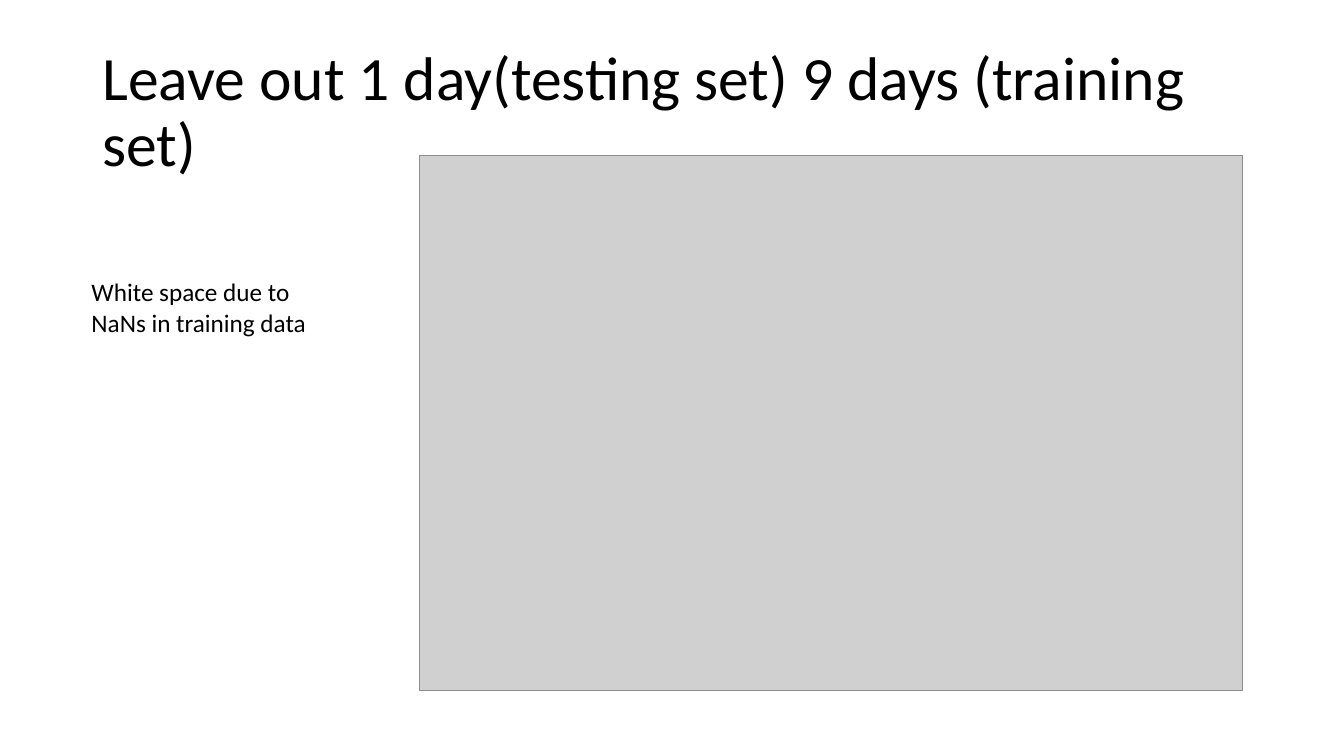
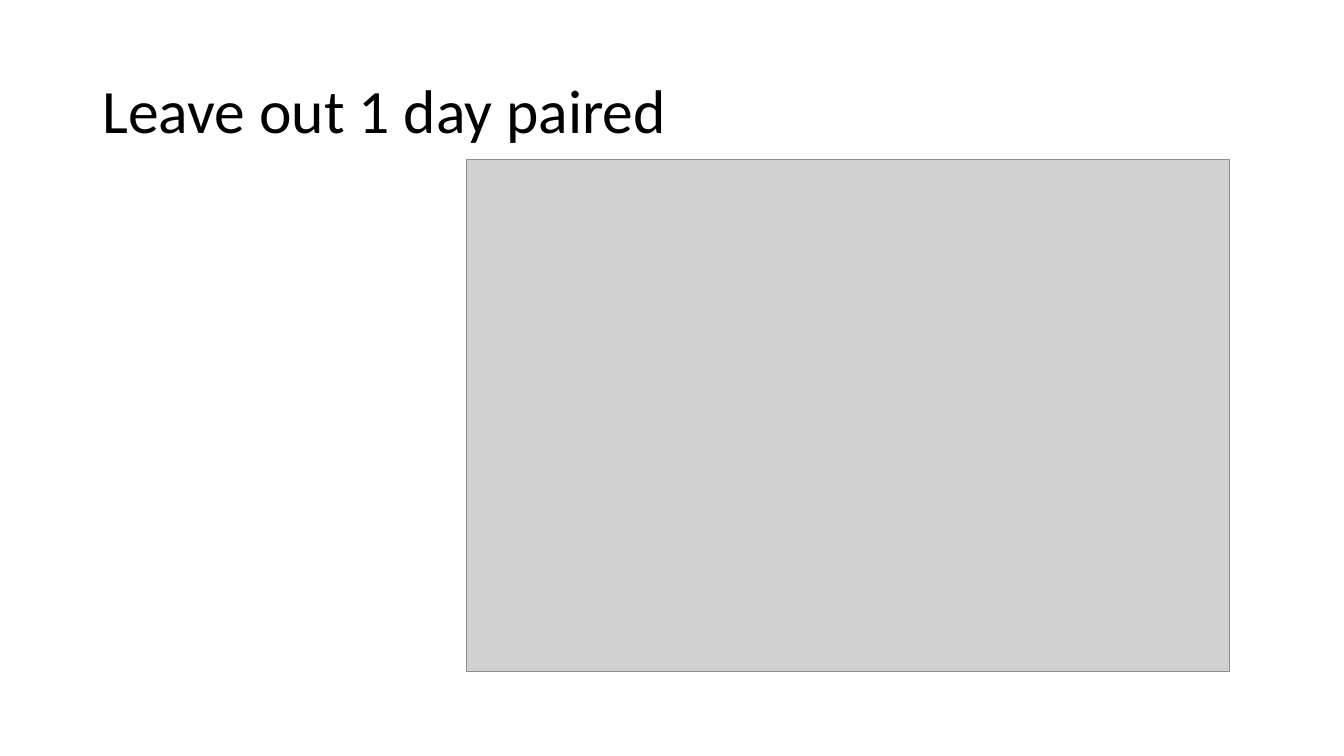
Before and after one commit to GrattonLab/MSC_Alexis, a slide deck: slide 12 of analysis/output/results/MVPA_ACC_01222020.pptx. Drawn at 1344x756 pixels with LibreOffice and Linux fonts; fonts in the diff are those of the drawing; grey boxes stand for pictures. Boxes give left, top, right and bottom in pixels: in the first picture for what was removed or moved away, otherwise in the second. Text is boxed around its words. In the diff, an @@ line names an element or a change of style, - is before the commit and + after.

```diff
--- a/analysis/output/results/MVPA_ACC_01222020.pptx
+++ b/analysis/output/results/MVPA_ACC_01222020.pptx
@@ title at (102, 90, 666, 143): text changed @@
-Leave out 1 day(testing set) 9 days (training set)
+Leave out 1 day paired
@@ picture: place and size @@
-picture at (419, 156, 1242, 691)
+picture at (466, 159, 1229, 671)
@@ text removed at (91, 283, 305, 337) @@
-White space due to NaNs in training data
```
Also in this commit, not shown: 1 other file.
